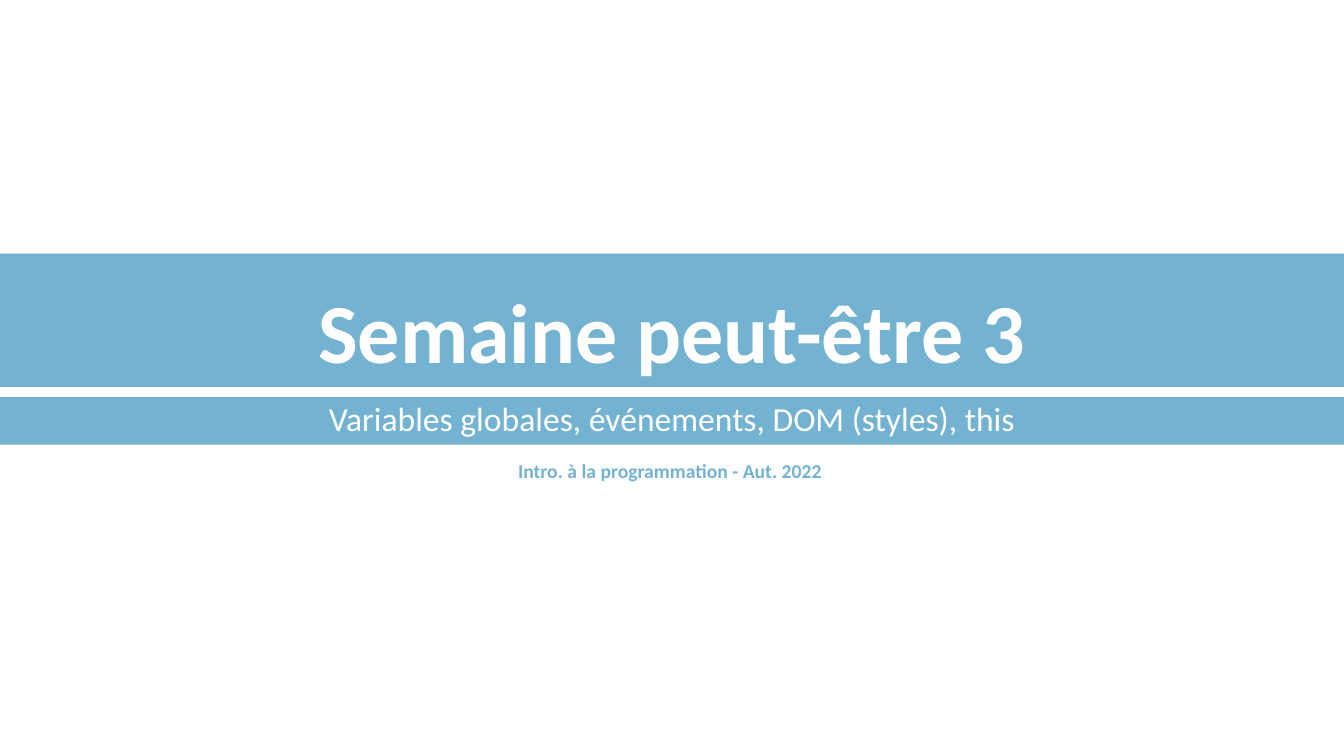
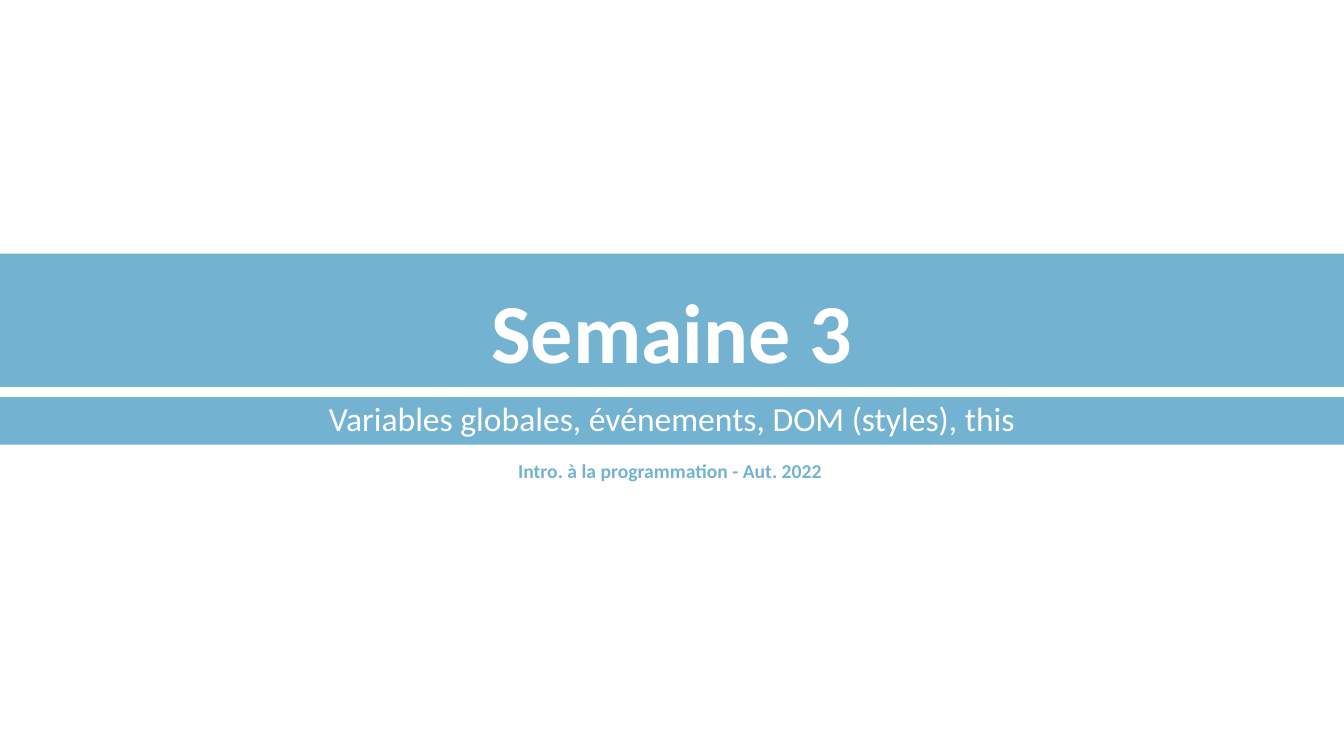
Before and after one commit to mathieudupont/A22-905, a slide deck: slide 1 of semaine_03/420905_semaine3.pptx. Drawn at 1344x756 pixels with LibreOffice and Linux fonts; fonts in the diff are those of the drawing. Boxes give left, top, right and bottom in pixels: in the first picture for what was removed or moved away, otherwise in the second. Text is boxed around its words. In the diff, an @@ line names an element or a change of style, - is before the commit and + after.

```diff
--- a/semaine_03/420905_semaine3.pptx
+++ b/semaine_03/420905_semaine3.pptx
@@ title at (x1=491, y1=304, x2=853, y2=364): text changed @@
-Semaine peut-être 3
+Semaine 3
```
Also in this commit, not shown: 1 other slide changed, 3 other files.
